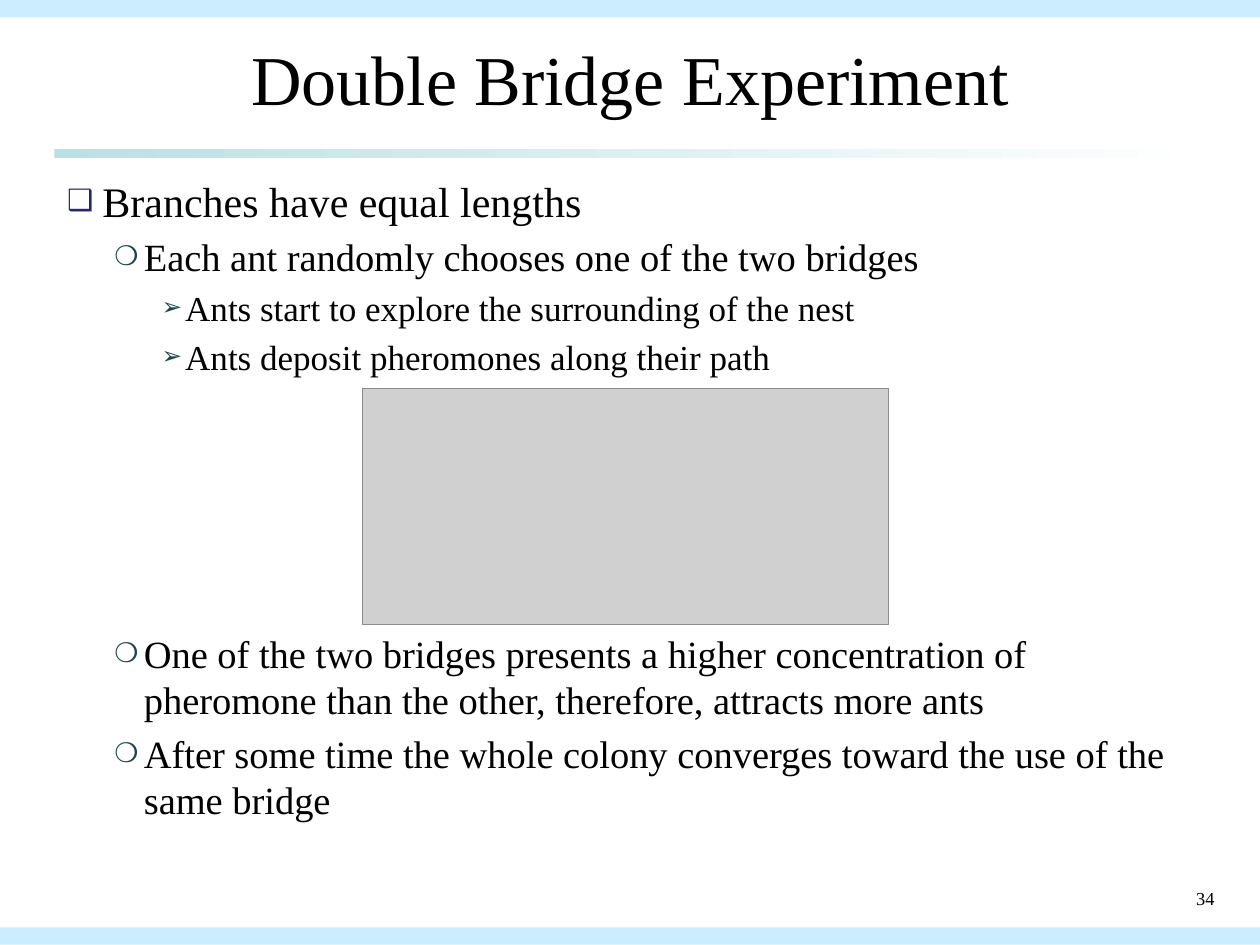
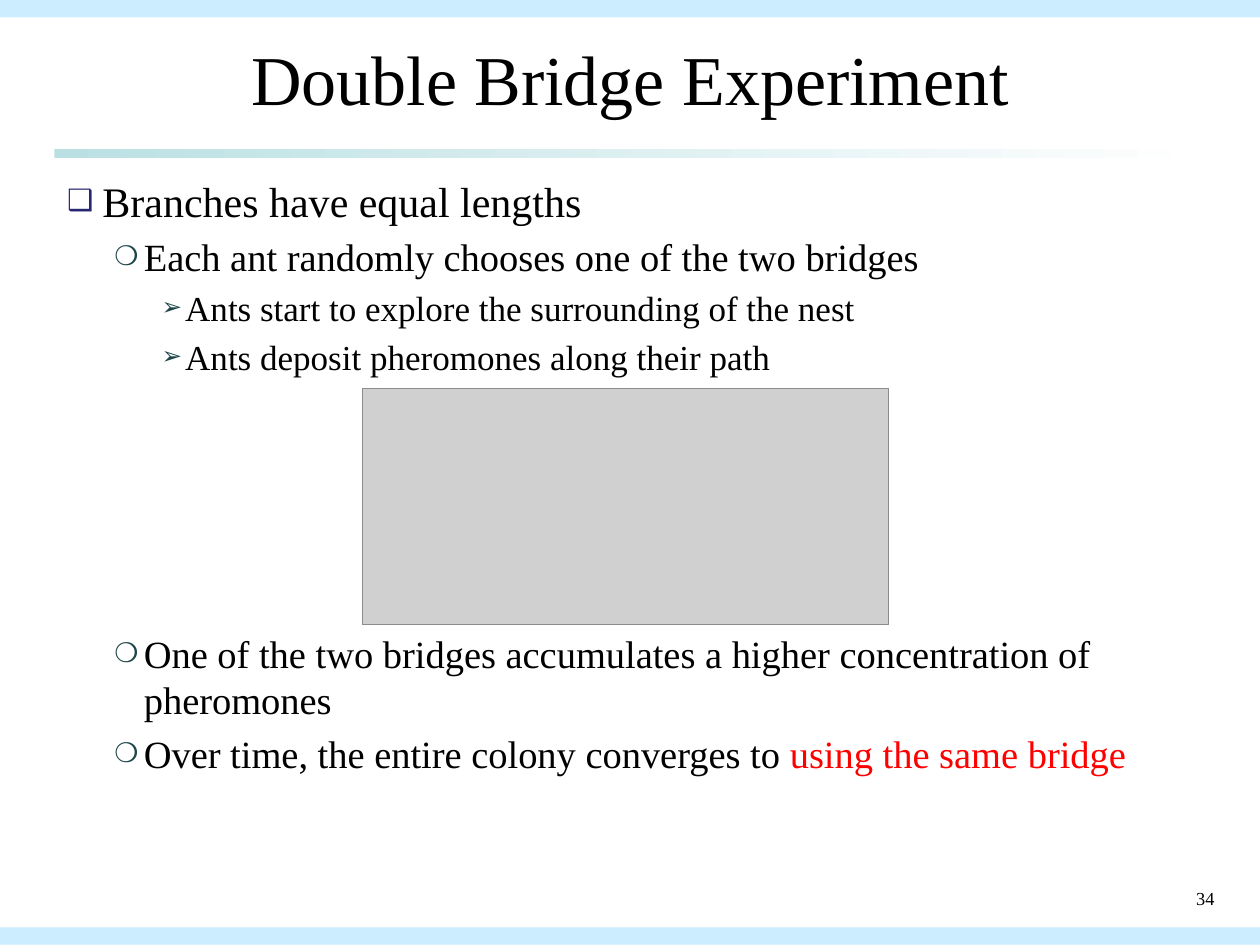
Before and after one commit to qwe8496516/AI_course, a slide deck: slide 34 of AI_presentation/aco_presentation.pptx. Drawn at 1260x945 pixels with LibreOffice and Linux fonts; fonts in the diff are those of the drawing; grey boxes stand for pictures. Boxes give left, top, right and bottom in pixels: in the first picture for what was removed or moved away, otherwise in the second. Text is boxed around its words. In the diff, an @@ line names an element or a change of style, - is before the commit and + after.

```diff
--- a/AI_presentation/aco_presentation.pptx
+++ b/AI_presentation/aco_presentation.pptx
@@ text at <box>144,641,1126,776</box>: text changed @@
-  ❍ One of the two bridges presents a higher concentration of pheromone than the other, therefore, attracts more ants
-  ❍ After some time the whole colony converges toward the use of the same bridge
+  ❍ One of the two bridges accumulates a higher concentration of pheromones
+  ❍ Over time, the entire colony converges to using the same bridge
```
Also in this commit, not shown: 3 other slides changed, 6 slides removed.
